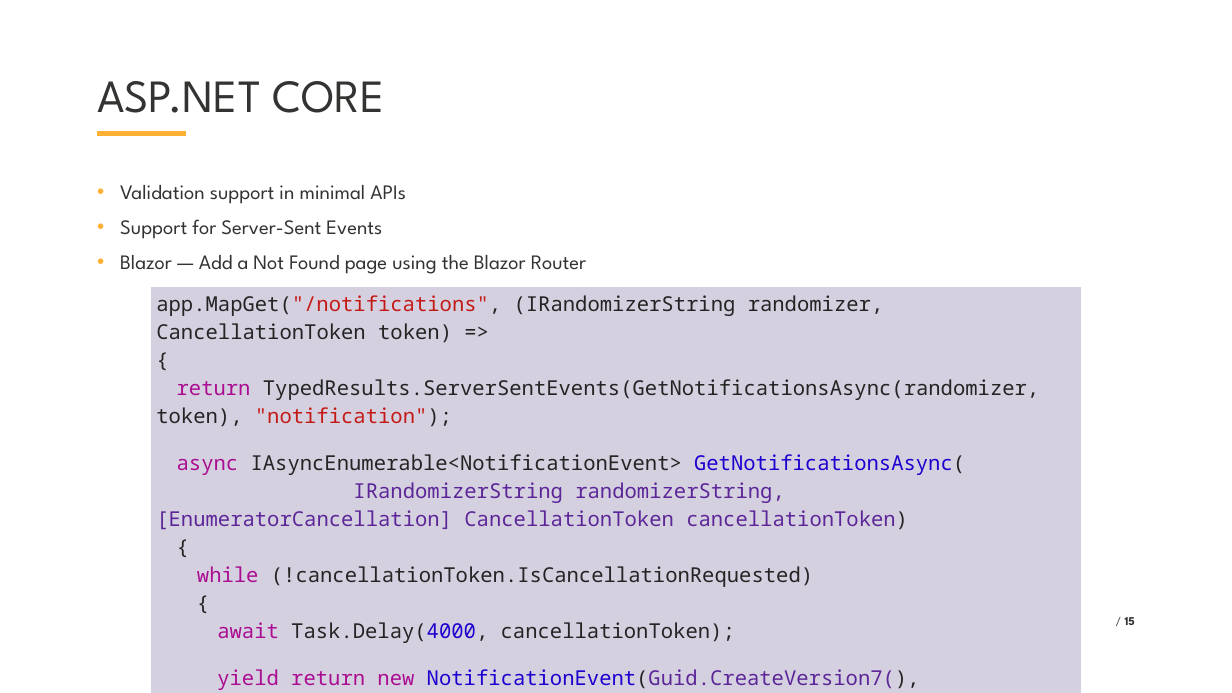
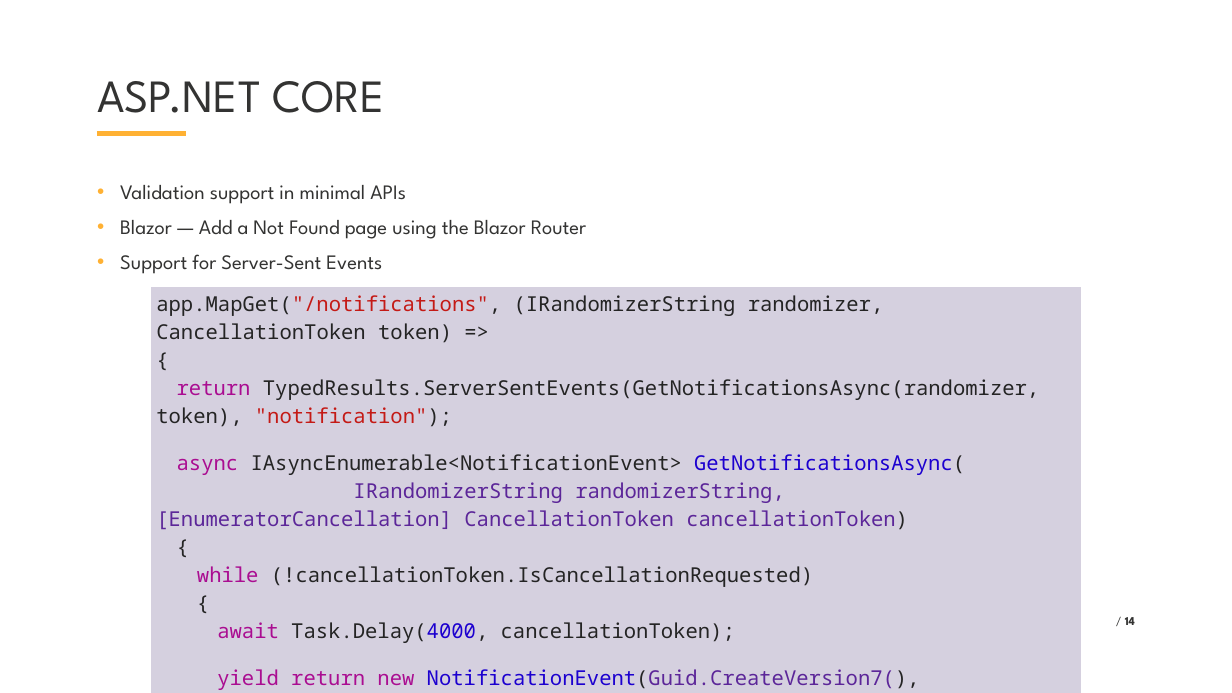
Before and after one commit to VladislavAntonyuk/AICalendar, a slide deck: slide 14 of .NET Conf 2025 - Ukraine (Eng).pptx (slide 15 before the commit). Drawn at 1232x693 pixels with LibreOffice and Linux fonts; fonts in the diff are those of the drawing; background and template pictures are left out. Boxes give left, top, right and bottom in pixels: in the first picture for what was removed or moved away, otherwise in the second. Text is boxed around its words. In the diff, an @@ line names an element or a change of style, - is before the commit and + after.

```diff
--- a/.NET Conf 2025 - Ukraine (Eng).pptx
+++ b/.NET Conf 2025 - Ukraine (Eng).pptx
@@ text at (x1=120, y1=220, x2=586, y2=239): paragraph added @@
+• Blazor — Add a Not Found page using the Blazor Router
@@ text at (x1=120, y1=255, x2=586, y2=274): paragraph removed @@
-• Blazor — Add a Not Found page using the Blazor Router
@@ page number at (x1=1125, y1=617, x2=1135, y2=625): text changed @@
-/ 15
+/ 14
```
Also in this commit, not shown: 4 other slides changed, 3 slides removed, 1 other file.
